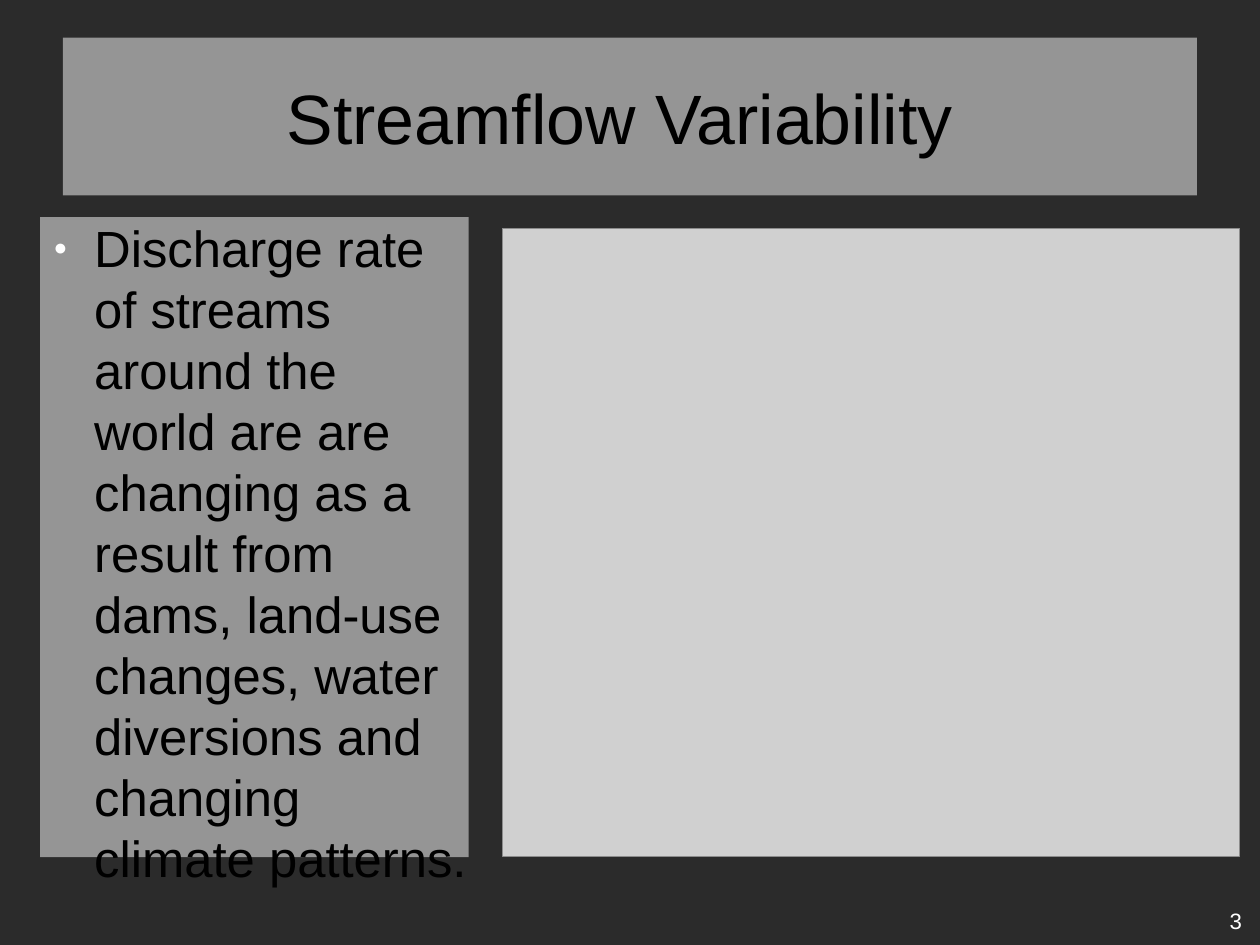
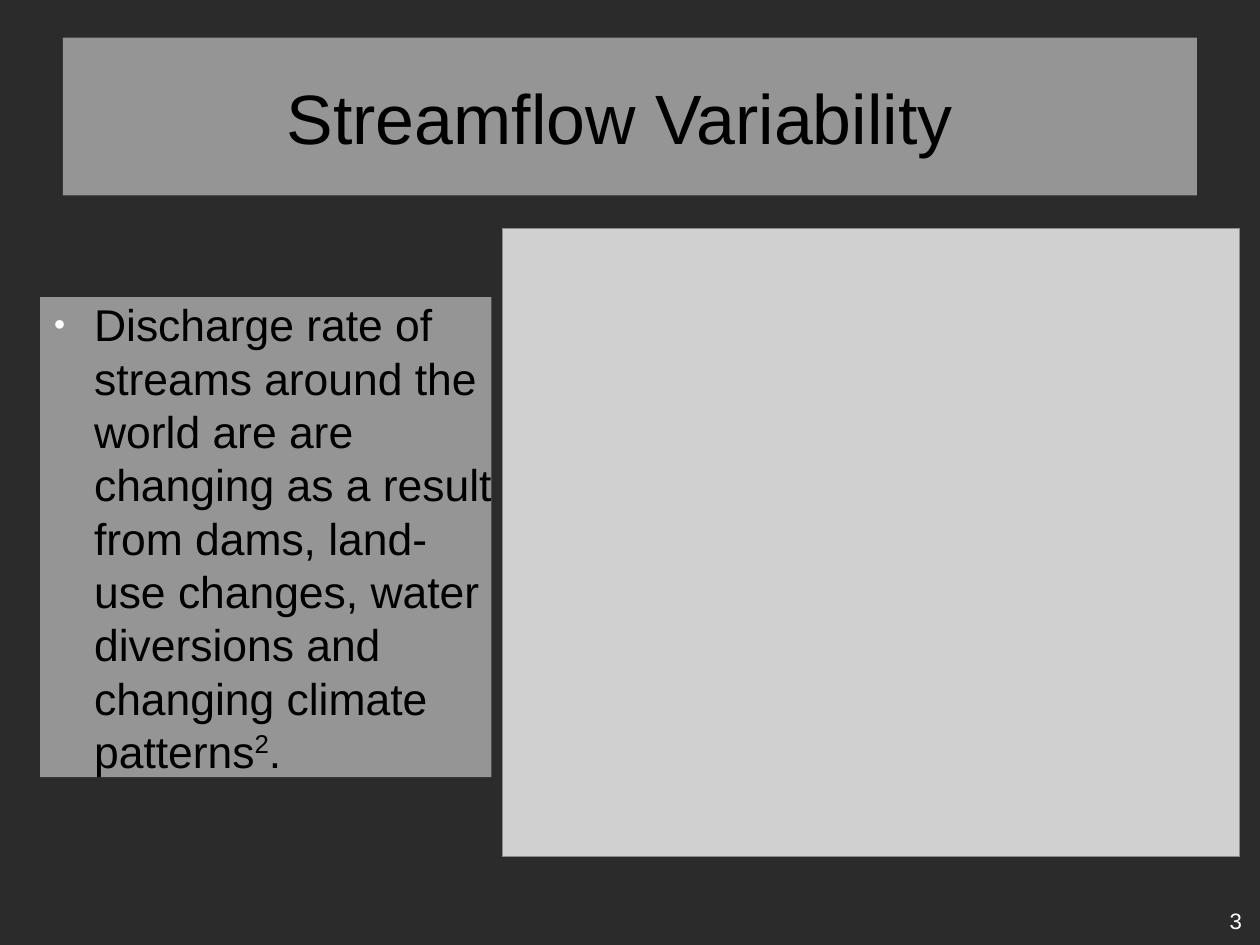
Before and after one commit to ActIII03/CS162, a slide deck: slide 3 of unist_286D/doc/research_paper/Presentation.odp. Drawn at 1260x945 pixels with LibreOffice and Linux fonts; fonts in the diff are those of the drawing; grey boxes stand for pictures; background and template pictures are left out; a plain dark background stands for a picture behind light text. Boxes give left, top, right and bottom in pixels: in the first picture for what was removed or moved away, otherwise in the second. Text is boxed around its words. In the diff, an @@ line names an element or a change of style, - is before the commit and + after.

```diff
--- a/unist_286D/doc/research_paper/Presentation.odp
+++ b/unist_286D/doc/research_paper/Presentation.odp
@@ text "Discharge rate of streams around ...": place and size @@
-text "Discharge rate of streams around ..." at [40,217,469,858]
+text "Discharge rate of streams around ..." at [40,297,492,777]
@@ text at [94,309,492,724]: text changed; size 32 to 28 pt @@
-● Discharge rate of streams around the world are are changing as a result from dams, land-use changes, water diversions and changing climate patterns.
+● Discharge rate of streams around the world are are changing as a result from dams, land-use changes, water diversions and changing climate patterns2.
```
Also in this commit, not shown: 2 other slides changed, 3 slides added, 27 other files.
